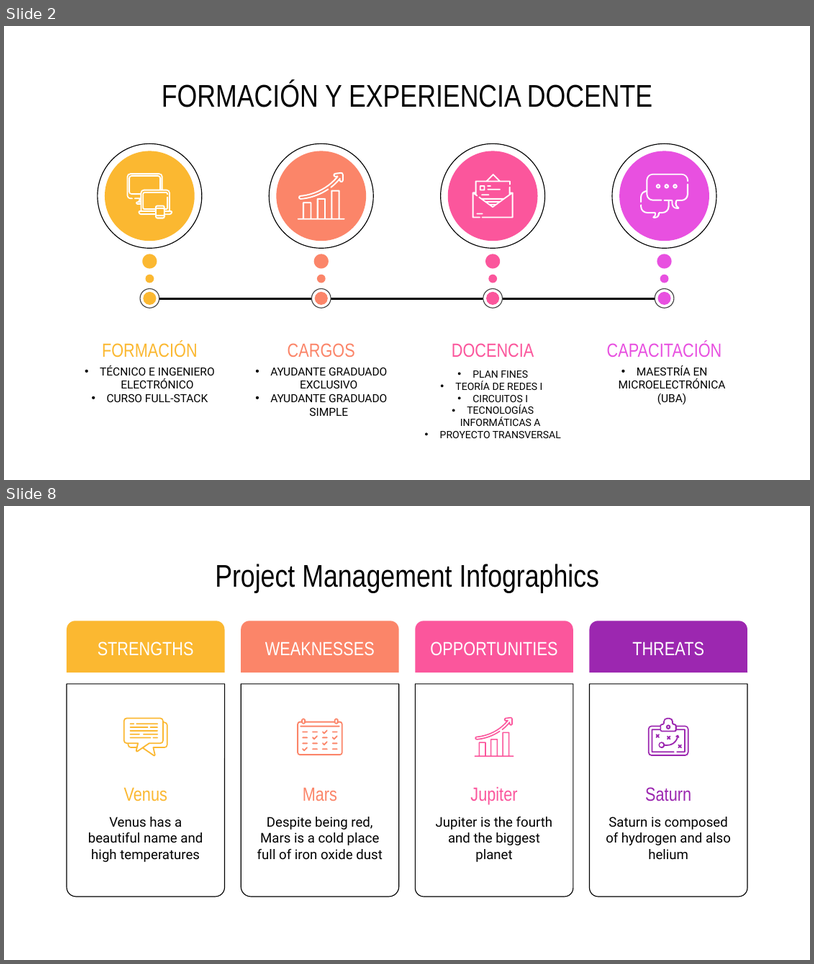
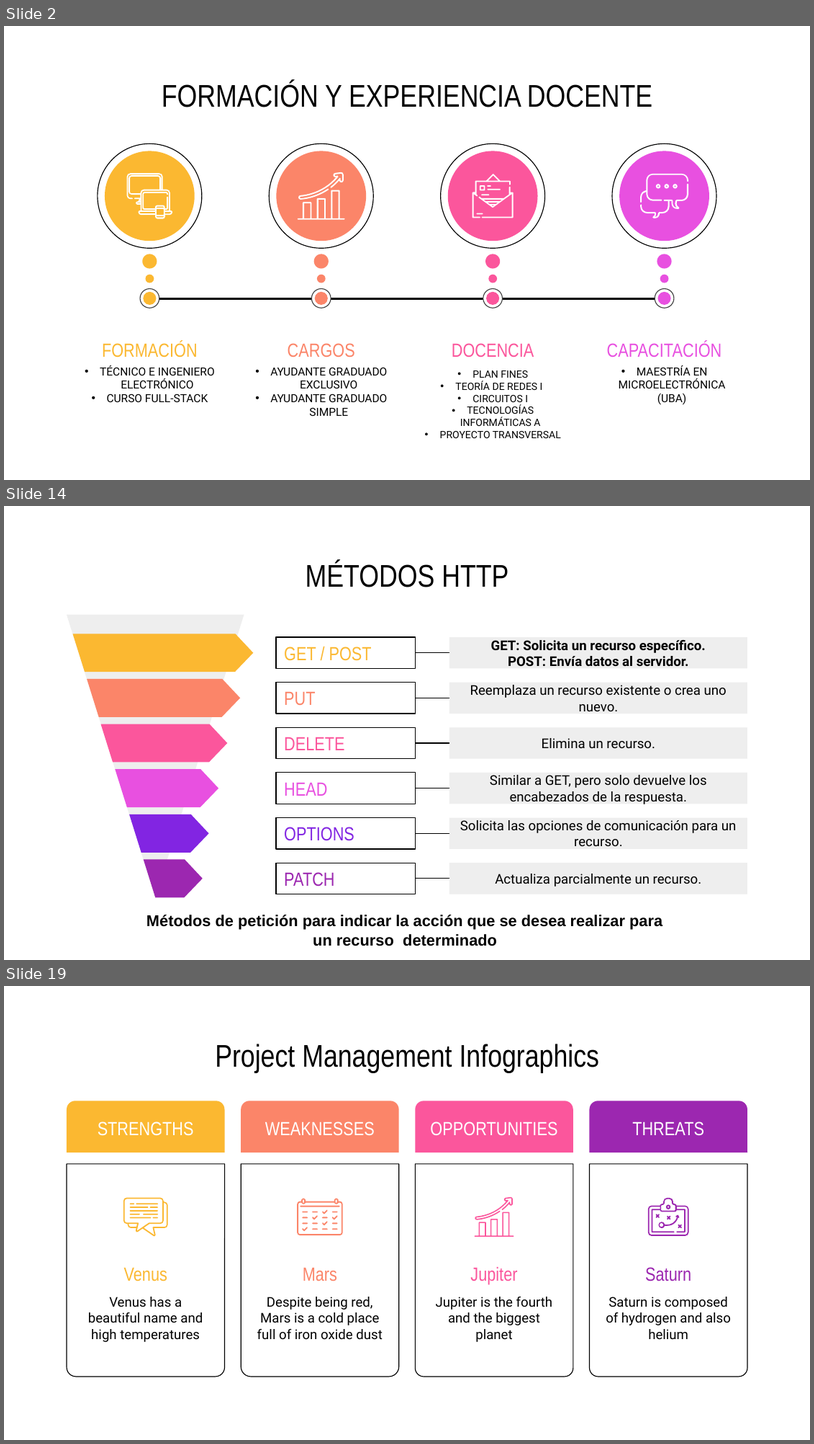
Before and after one commit to marianomorel/maestria-repo, a slide deck: Concurso - TIA - Regular/INFOGRAFIA - CONCURSO - MARIANO MOREL.pptx. Shown one above the other, each under a label of ours: slides 2 and 8 before the commit, slides 2, 14 and 19 after it; the slides between them are not shown. The pictures are 814x964 and 814x1444 pixels, drawn with LibreOffice and Linux fonts; fonts in the diff are those of the drawing. Boxes give left, top, right and bottom in pixels: in the first picture for what was removed or moved away, otherwise in the second. Text is boxed around its words. In the diff, an @@ line names an element or a change of style, - is before the commit and + after.

```diff
--- a/Concurso - TIA - Regular/INFOGRAFIA - CONCURSO - MARIANO MOREL.pptx
+++ b/Concurso - TIA - Regular/INFOGRAFIA - CONCURSO - MARIANO MOREL.pptx
@@ slide 14 added at (x1=4, y1=506, x2=810, y2=960), background #FFFFFF @@
@@ title added at (x1=306, y1=561, x2=509, y2=587), 28 pt, text #000000 @@
+MÉTODOS HTTP
@@ group added at (x1=67, y1=614, x2=253, y2=897): 7 freeform shapes @@
@@ rectangle added at (x1=277, y1=638, x2=416, y2=669), outline #000000 0.75 pt, 17 pt, text #FBB831 @@
+GET / POST
@@ line added from (415, 653) to (450, 653), #000000 0.75 pt @@
@@ rectangle added at (x1=450, y1=638, x2=748, y2=669), fill #EEEEEE, 12 pt, text #000000, bold @@
+GET: Solicita un recurso específico.
+POST: Envía datos al servidor.
@@ rectangle added at (x1=277, y1=682, x2=416, y2=713), outline #000000 0.75 pt, 17 pt, text #FB8569 @@
+PUT
@@ line added from (415, 698) to (450, 698), #000000 0.75 pt @@
@@ rectangle added at (x1=450, y1=682, x2=748, y2=713), fill #EEEEEE, 12 pt, text #000000 @@
+Reemplaza un recurso existente o crea uno nuevo.
@@ rectangle added at (x1=277, y1=727, x2=416, y2=759), outline #000000 0.75 pt, 17 pt, text #FB569C @@
+DELETE
@@ line added from (415, 743) to (450, 743), #000000 0.75 pt @@
@@ rectangle added at (x1=450, y1=727, x2=748, y2=759), fill #EEEEEE, 12 pt, text #000000 @@
+Elimina un recurso.
@@ rectangle added at (x1=277, y1=772, x2=416, y2=803), outline #000000 0.75 pt, 17 pt, text #E850E0 @@
+HEAD
@@ rectangle added at (x1=450, y1=772, x2=748, y2=803), fill #EEEEEE, 12 pt, text #000000 @@
+Similar a GET, pero solo devuelve los encabezados de la respuesta.
@@ line added from (415, 788) to (450, 788), #000000 0.75 pt @@
@@ rectangle added at (x1=277, y1=817, x2=416, y2=849), outline #000000 0.75 pt, 17 pt, text #8225E2 @@
+OPTIONS
@@ rectangle added at (x1=450, y1=817, x2=748, y2=849), fill #EEEEEE, 12 pt, text #000000 @@
+Solicita las opciones de comunicación para un recurso.
@@ line added from (415, 834) to (450, 834), #000000 0.75 pt @@
@@ rectangle added at (x1=277, y1=862, x2=416, y2=894), outline #000000 0.75 pt, 17 pt, text #9C27B0 @@
+PATCH
@@ rectangle added at (x1=450, y1=862, x2=748, y2=894), fill #EEEEEE, 12 pt, text #000000 @@
+Actualiza parcialmente un recurso.
@@ line added from (415, 878) to (450, 878), #000000 0.75 pt @@
@@ text added at (x1=147, y1=914, x2=663, y2=946), 14 pt, text #000000, bold @@
+Métodos de petición para indicar la acción que se desea realizar para un recurso determinado
@@ what was slide 8 is now slide 19 @@
```
Also in this commit, not shown: 3 slides changed, 13 other slides added, 8 slides removed, 4 other files.
